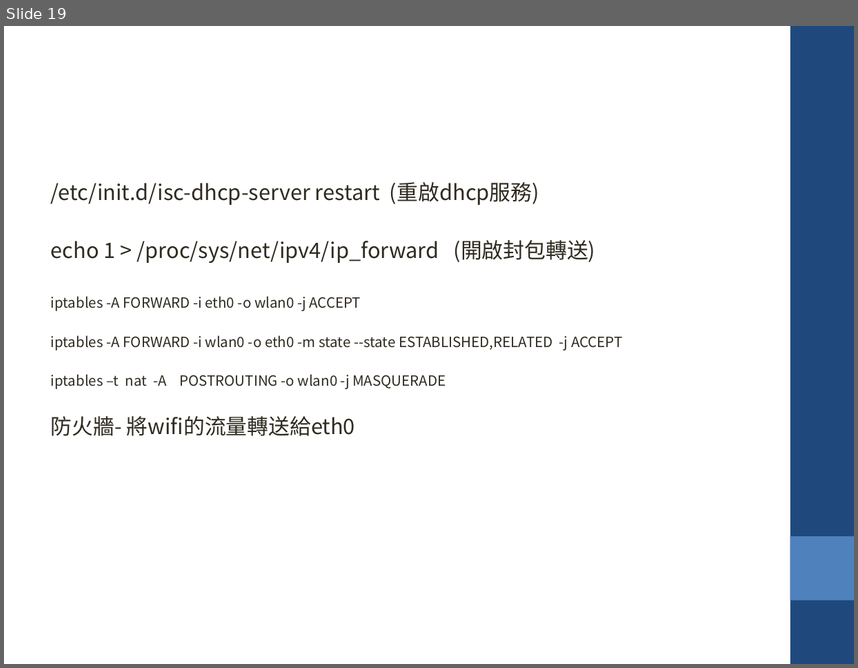
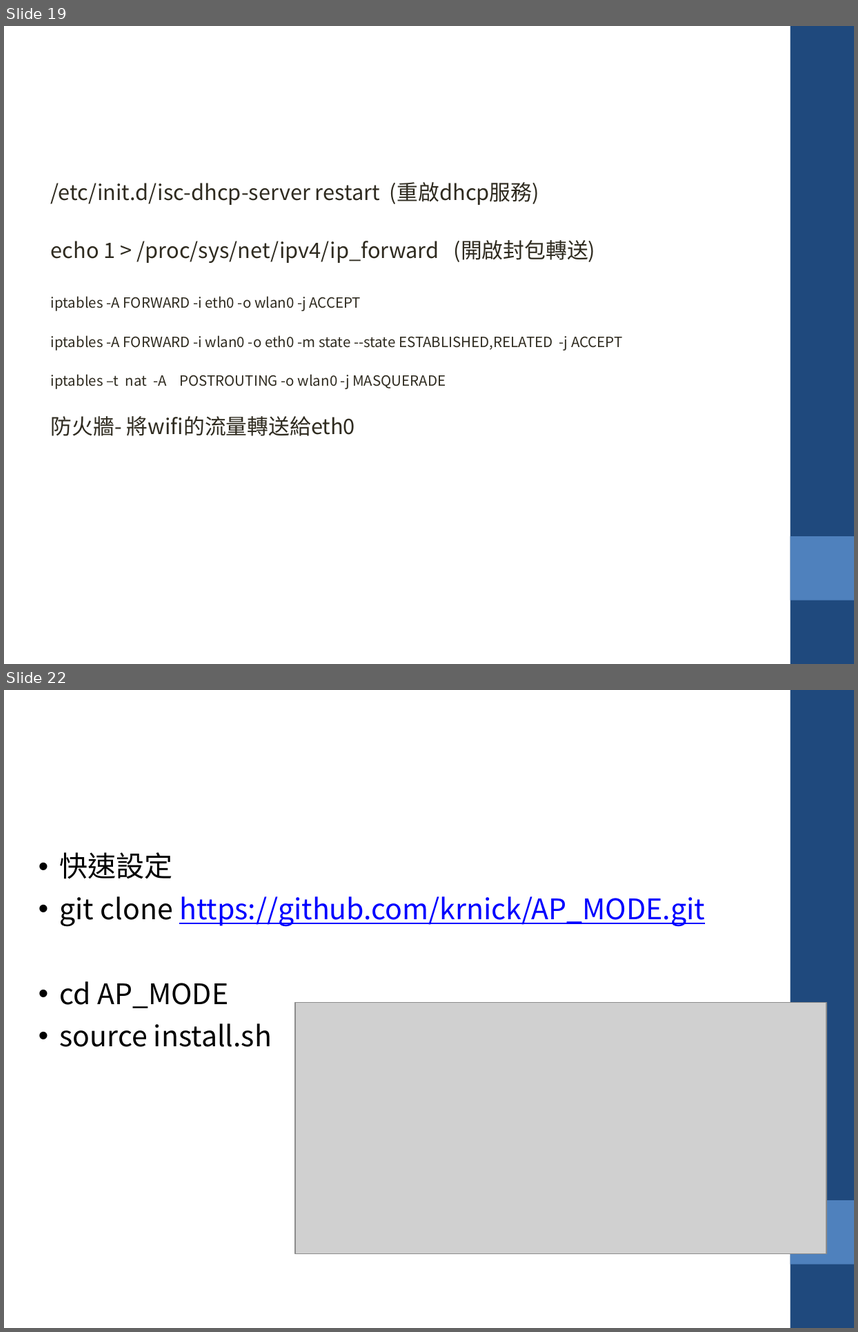
Before and after one commit to krnick/AP_MODE, a slide deck: 設定wifi ap_repeater.pptx. Shown one above the other, each under a label of ours: slide 19 before the commit, slides 19 and 22 after it; the slides between them are not shown. The pictures are 858x668 and 858x1332 pixels, drawn with LibreOffice and Linux fonts; fonts in the diff are those of the drawing; grey boxes stand for pictures. Boxes give left, top, right and bottom in pixels: in the first picture for what was removed or moved away, otherwise in the second. Text is boxed around its words. In the diff, an @@ line names an element or a change of style, - is before the commit and + after.

```diff
--- a/設定wifi ap_repeater.pptx
+++ b/設定wifi ap_repeater.pptx
@@ slide 22 added at [4,690,854,1328], background #FFFFFF; not listed: 2 template elements that a slide beside it also shows @@
@@ text added at [60,852,705,1047], 24 pt, text #000000 @@
+• 快速設定
+• git clone https://github.com/krnick/AP_MODE.git
+• cd AP_MODE
+• source install.sh
@@ picture added at [296,1002,827,1254] @@
```
Also in this commit, not shown: 2 slides changed, 2 other slides added, 1 other file.
